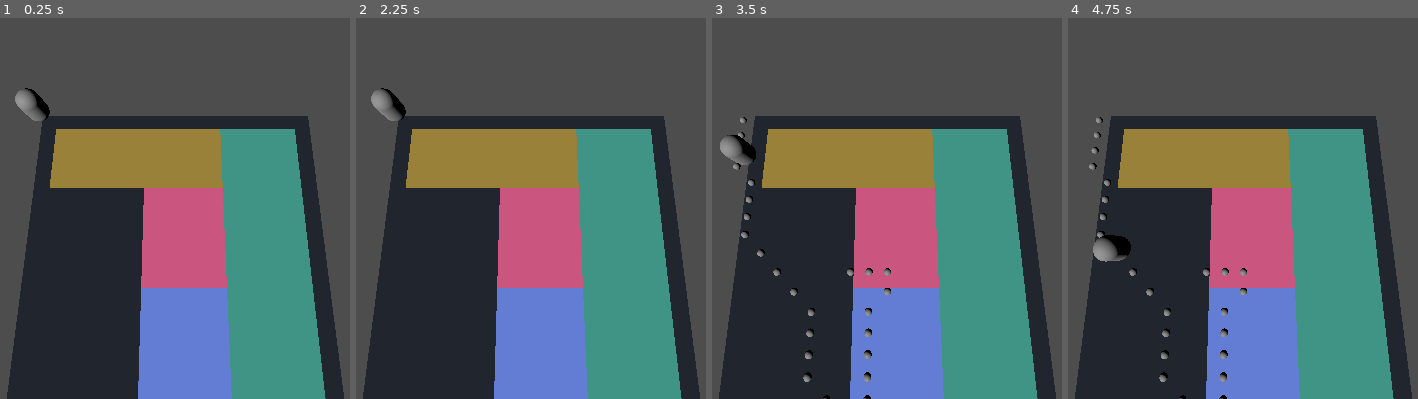
Above: before the commit, frames 1-4 (left to right).
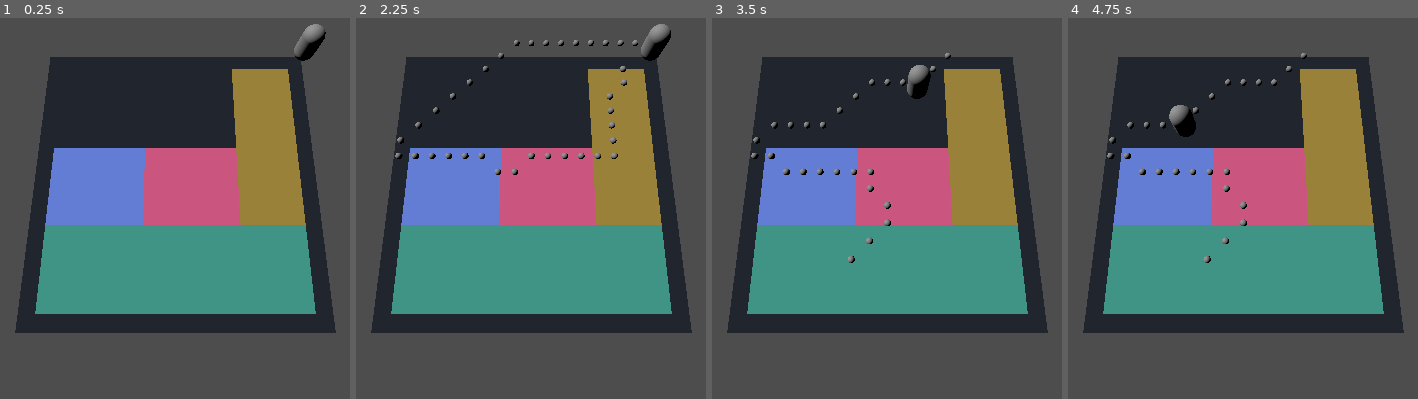
Above: after the commit, the same moments.

Repository: Combifightet/EiDS_game
Game: Godot game, scene res://scenes/main.tscn
Two runs of this game, one before a commit and one after it. Both use one fixed random seed, a clock stepped at 60 frames per second and the inputs below.
Inputs (mouse positions are in pixels of both pictures, inside the frame that each line leads up to):
- Up to frame 1 (0.25 s): no input
- Up to frame 2 (2.25 s): tap Enter at 0.5, 2 s; move the mouse to (outside the picture) at 0.52 s; click (outside the picture) at 0.6 s; tap Space at 1.25 s; move the mouse to (370, 197) at 1.27 s; click (370, 197) at 1.35 s; move the mouse to (611, 75) at 2.02 s; click (611, 75) at 2.1 s
- Up to frame 3 (3.5 s): move the mouse to (848, 265) at 2.77 s; click (848, 265) at 2.85 s
- Up to frame 4 (4.75 s): move the mouse to (outside the picture) at 3.52 s; click (outside the picture) at 3.6 s; move the mouse to (outside the picture) at 4.27 s; click (outside the picture) at 4.35 s

The runs differ from the first frame. In frame 1, 60% of the frame differs, in the area x 2-99%, y 1-100%; in frame 2, 60%; in frame 3, 60%; in frame 4, 60%.

Commit message:
chore: cleaned up some code, improved camera position

Diff:
--- a/scenes/main.tscn
+++ b/scenes/main.tscn
@@ -19,7 +19,7 @@
 [node name="MeshGenerator" parent="." instance=ExtResource("2_0wfyh")]
 
 [node name="Camera3D" type="Camera3D" parent="."]
-transform = Transform3D(1, 0, 0, 0, 0.25881907, 0.9659258, 0, -0.9659258, 0.25881907, 0, 9.081, 0)
+transform = Transform3D(-4.371139e-08, -0.9659258, 0.25881907, 0, 0.25881907, 0.9659258, -1, 4.222196e-08, -1.1313341e-08, 2.3276625, 9.081, 0)
 
 [node name="Pathmarkers" type="Node3D" parent="."]
 transform = Transform3D(1, 0, 0, 0, 1, 0, 0, 0, 1, 0, -0.5, 0)
--- a/scenes/meshGenerator.tscn
+++ b/scenes/meshGenerator.tscn
@@ -2,5 +2,14 @@
 
 [ext_resource type="Script" uid="uid://j86mp7nbbs3" path="res://scripts/mesh_generator.gd" id="1_vnm0i"]
 
-[node name="MeshGenerator" type="Node3D"]
+[node name="MeshGenerator" type="Node3D" node_paths=PackedStringArray("mesh_instance", "static_body", "collision_shape")]
 script = ExtResource("1_vnm0i")
+mesh_instance = NodePath("MeshInstance3D")
+static_body = NodePath("StaticBody3D")
+collision_shape = NodePath("StaticBody3D/CollisionShape3D")
+
+[node name="MeshInstance3D" type="MeshInstance3D" parent="."]
+
+[node name="StaticBody3D" type="StaticBody3D" parent="."]
+
+[node name="CollisionShape3D" type="CollisionShape3D" parent="StaticBody3D"]
--- a/scenes/player.tscn
+++ b/scenes/player.tscn
@@ -6,9 +6,8 @@
 
 [sub_resource type="CapsuleMesh" id="CapsuleMesh_qhqgy"]
 
-[node name="player" type="CharacterBody3D" node_paths=PackedStringArray("path_markers_container")]
+[node name="player" type="CharacterBody3D"]
 script = ExtResource("1_3vyb7")
-path_markers_container = NodePath("")
 
 [node name="CollisionShape3D" type="CollisionShape3D" parent="."]
 transform = Transform3D(0.69, 0, 0, 0, 0.69, 0, 0, 0, 0.69, 0, 0, 0)
--- a/scripts/mesh_generator.gd
+++ b/scripts/mesh_generator.gd
@@ -1,34 +1,24 @@
-# File: mesh_generator.gd
 extends Node3D
 class_name MeshGenerator
 
-# We will create and store these in code
-# to avoid all scene-linking errors.
-var mesh_instance: MeshInstance3D
-var static_body: StaticBody3D
-var collision_shape: CollisionShape3D
+@export var mesh_instance: MeshInstance3D
+@export var static_body: StaticBody3D
+@export var collision_shape: CollisionShape3D
 
-# This function is the ONLY thing this script does.
 func generate_floor_mesh(grid: FloorPlanGrid):
 
+	# Create Texture
 	var image: Image = grid.to_texture()
-	var img_err = image.save_png("res://generated_floor_image.png")
-	if img_err != OK:
-		printerr("!!! FAILED TO SAVE PNG IMAGE: ", img_err)
-
-
 	var texture: ImageTexture = ImageTexture.create_from_image(image)
 
-	texture.set_path("res://generated_floor_texture.tres")
-
-	# --- 2. Create Material ---
+	# Create Material
 	var material = StandardMaterial3D.new()
 	material.albedo_texture = texture
 	material.albedo_color = Color.WHITE
 	material.texture_filter = BaseMaterial3D.TEXTURE_FILTER_NEAREST
 	material.shading_mode = BaseMaterial3D.SHADING_MODE_UNSHADED
 
-	# --- 3. Create Visual Mesh ---
+	# Create Visual Mesh
 	var plane_mesh = PlaneMesh.new()
 
 	var world_width = float(grid.width) / grid.grid_resolution
@@ -36,45 +26,28 @@
 
 	plane_mesh.size = Vector2(world_width, world_height)
 
-	# Create the MeshInstance node
-	mesh_instance = MeshInstance3D.new()
 	mesh_instance.mesh = plane_mesh
 	mesh_instance.set_surface_override_material(0, material)
-	mesh_instance.cast_shadow = GeometryInstance3D.SHADOW_CASTING_SETTING_OFF
-	mesh_instance.layers = 1 # Force it to be on visual layer 1
 
-	# --- 4. Create Physics Collision ---
-	static_body = StaticBody3D.new()
-	static_body.collision_layer = 1 # Set physics layer
-
-	collision_shape = CollisionShape3D.new()
+	# Create Physics Collision
 	var box_shape = BoxShape3D.new()
 	box_shape.size = Vector3(world_width, 0.1, world_height)
+
+	# Assign the shape to the exported node
 	collision_shape.shape = box_shape
 
-	# Set local position (relative to static_body)
-	collision_shape.position = Vector3(0, 0, 0)
+	# --- 6. Assemble and Position ---
 
-	# Add collision_shape as a child of static_body
-	static_body.add_child(collision_shape)
-
-	# --- 5. Assemble and Position ---
-
-	# Add the nodes as children of this "MeshGenerator" node
-	add_child(mesh_instance)
-	add_child(static_body)
-
-	# Set the local positions of the children
-	# (StaticBody is slightly below the visual mesh)
+	# Set the LOCAL positions of the children
 	mesh_instance.position = Vector3.ZERO
 	static_body.position = Vector3(0, -0.05, 0)
 
-	# Now, calculate the final position
+	# Set the physics layer on the exported node
+	static_body.collision_layer = 1
+
+	# Calculate the final position
 	var world_center_x = grid.origin.x + (world_width / 2.0)
 	var world_center_z = grid.origin.y + (world_height / 2.0)
 
-	# Finally, move this entire node (self) to the correct spot.
-	# Both children (visuals and physics) will move with it.
+	# Move this entire node (self) to the correct spot
 	self.global_position = Vector3(world_center_x, 0, world_center_z)
-
-	print("MeshGenerator: Created and moved to ", self.global_position)
--- a/scripts/playerMovement.gd
+++ b/scripts/playerMovement.gd
@@ -5,54 +5,47 @@
 ## How fast the player moves from one cell to the next (in seconds)
 @export var move_duration: float = 0.2
 
-# This will hold our pathfinding graph
+# Pathfinding graph
 var astar_graph = AStar2D.new()
 
 var _grid_origin := Vector3.ZERO
 var _grid_resolution: float = 1.0
 
-# These maps let us convert between Vector2i grid coords and AStar's integer IDs
+# Convert between Vector2i grid coords and AStar's integer IDs
 var cell_to_id: Dictionary = {}
 var id_to_cell: Dictionary = {}
 
-# This holds the path we are currently following
 var current_path: PackedVector2Array = []
 var is_moving: bool = false
 var active_tween: Tween
 
 ## Node to hold the debug path markers.
-## Assign this in the Inspector!
 @export var path_markers_container: Node3D
 
-# A simple mesh to re-use for our markers
 var debug_sphere = SphereMesh.new()
-
-# --- 1. Setup Function ---
 
 func setup_grid_transform(origin: Vector2, resolution: float) -> void:
 	_grid_origin = Vector3(origin.x, global_position.y, origin.y)
 	_grid_resolution = resolution
 
 func setup_pathfinding_graph(grid_data: Dictionary) -> void:
-	# Clear any old data
 	astar_graph.clear()
 	cell_to_id.clear()
 	id_to_cell.clear()
 
 	var point_id_counter: int = 0
 
-	# 1. Add all cells as "points" (nodes) to the graph
+	# Add cells as "points" (nodes) to the graph
 	for cell_coord: Vector2i in grid_data:
 		astar_graph.add_point(point_id_counter, cell_coord)
 		cell_to_id[cell_coord] = point_id_counter
 		id_to_cell[point_id_counter] = cell_coord
 		point_id_counter += 1
 
-	# 2. Add all "connections" (edges)
+	# Add all "connections" (edges)
 	for from_cell: Vector2i in grid_data:
 		var from_id: int = cell_to_id[from_cell]
 
-		# Get the list of neighbors this cell can move to
 		var neighbors_array: Array = grid_data[from_cell]
 
 		for to_cell: Vector2i in neighbors_array:
@@ -60,40 +53,28 @@
 			if cell_to_id.has(to_cell):
 				var to_id: int = cell_to_id[to_cell]
 
-				# Connect them (one-way). Since we iterate all cells,
-				# the reverse connection will be added when we get to that cell.
-
 				astar_graph.connect_points(from_id, to_id, false)
 
-# We will check for clicks every frame
 func _process(_delta):
 
-
-	# 1. Check for a left mouse click
 	if Input.is_action_just_pressed("LeftClick"):
 
-		# 2. Get the mouse position and camera
+		# Get the mouse position and camera
 		var mouse_pos = get_viewport().get_mouse_position()
 		var camera = get_viewport().get_camera_3d()
 		var space_state = get_world_3d().direct_space_state
 
-		# Make sure we have everything we need (safer than before)
-		if not camera or not space_state:
-			return
-
-		# 3. Project a ray from the camera to the mouse position
+		# Project a ray from the camera to the mouse position
 		var ray_origin = camera.project_ray_origin(mouse_pos)
 		var ray_end = ray_origin + camera.project_ray_normal(mouse_pos) * 1000.0
 
-		# 4. Create and cast the ray
+		# Create and cast the ray
 		var query = PhysicsRayQueryParameters3D.create(ray_origin, ray_end)
 		query.collision_mask = 1 # Only hit the "ground"
 
 		var result = space_state.intersect_ray(query)
 
-		# 5. If the ray hit something...
 		if result:
-			# Clear old path markers
 			if path_markers_container:
 				for marker in path_markers_container.get_children():
 					marker.queue_free()
@@ -141,13 +122,11 @@
 
 			# Store the new path and start moving
 			current_path = new_path
-			# is_moving is already false, so we don't need to set it
 
-			# Kick off the movement chain
 			move_to_next_cell()
 
 func move_to_next_cell() -> void:
-	# If we are already moving, or the path is empty, stop.
+	# If already moving, or the path is empty, stop.
 	if is_moving or current_path.is_empty():
 		is_moving = false
 		return
@@ -177,9 +156,6 @@
 		move_to_next_cell()
 	)
 
-
-# --- 4. Helper (Utility) Functions ---
-
 # Converts a 3D world position to a 2D grid coordinate
 func _world_to_grid(world_pos: Vector3) -> Vector2i:
 	var grid_x = roundi((world_pos.x - _grid_origin.x) * _grid_resolution)
@@ -190,5 +166,4 @@
 func _grid_to_world(grid_pos: Vector2i) -> Vector3:
 	var world_x = (float(grid_pos.x) / _grid_resolution) + _grid_origin.x
 	var world_z = (float(grid_pos.y) / _grid_resolution) + _grid_origin.z
-	# Return at the player's current height
 	return Vector3(world_x, 0.7, world_z)
